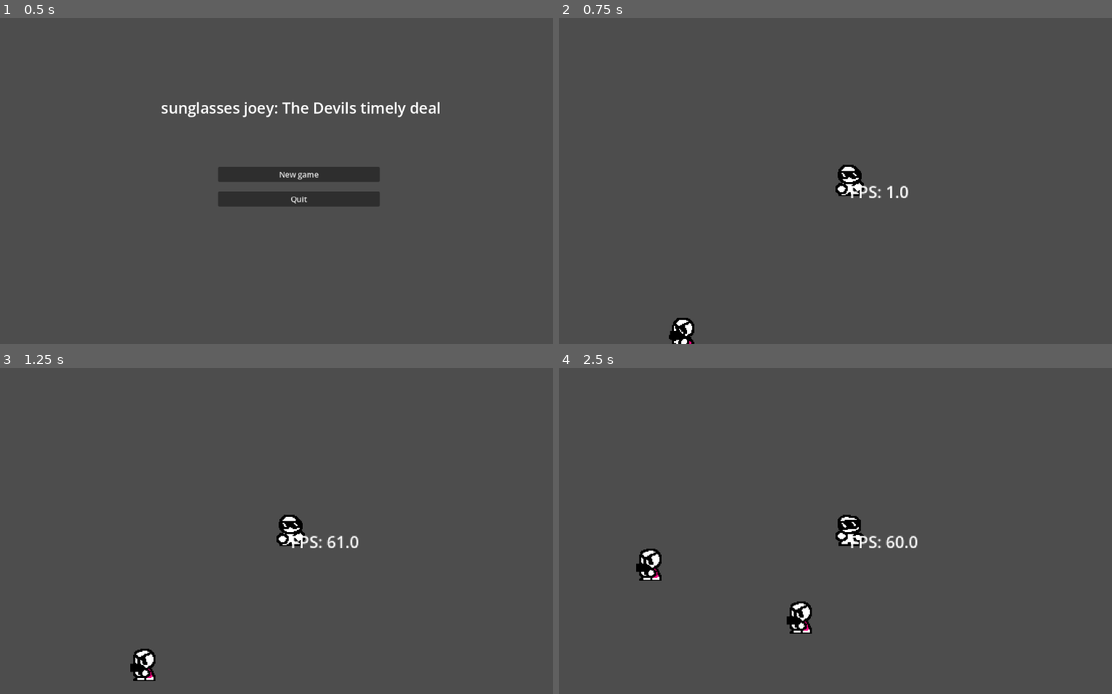
Above: before the commit, frames 1-4 (two rows, left to right).
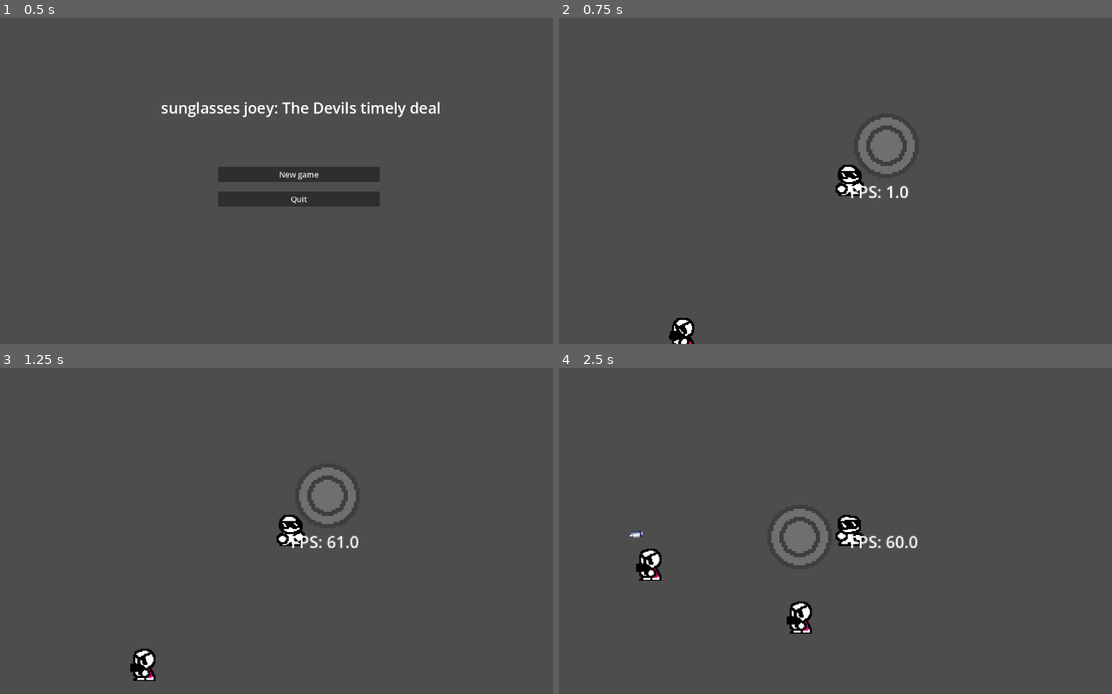
Above: after the commit, the same moments.

Repository: Daxlate/SunglassesJoey
Game: Godot game, scene res://scenes/Main menu/main_menu.tscn
Same seed, same stepped clock (60 frames per second), same inputs: the game is played once before the commit and once after it.
Inputs (mouse positions are in pixels of both pictures, inside the frame that each line leads up to):
- Up to frame 1 (0.5 s): no input
- Up to frame 2 (0.75 s): click "New game" at 0.5 s
- Up to frame 3 (1.25 s): no input
- Up to frame 4 (2.5 s): move the mouse to (979, 514) at 1.27 s; press the mouse at (979, 514) at 1.28 s; hold D (MoveRight) 1.28-2.03 s; right-click (979, 514) at 1.55 s; move the mouse to (735, 547) at 2.02 s; release the mouse at (735, 547) at 2.03 s; hold S (MoveDown) from 2.03 s (still down); right-click (735, 547) at 2.1 s; click (735, 547) at 2.3 s

Frame 1 is identical in both runs. In frame 2, 1.0% of the frame differs, in the area x 54-65%, y 30-48%; in frame 3, 1.0%; in frame 4, 1.1%, in the area x 12-49%, y 43-61%.

Commit message:
Gun projectile and deteciton

Diff:
--- a/JoeyMovement.gd
+++ /dev/null
@@ -1,30 +0,0 @@
-extends CharacterBody2D
-var is_punch = false
-func _process(delta):
-
-	var gun_position = Vector2(1, 1)
-	var angle_to_mouse = gun_position.angle_to_point(get_local_mouse_position())
-	var usable_angle = rad_to_deg(angle_to_mouse)
-	var final_vector = Vector2.from_angle(angle_to_mouse) * 50
-	$Crosshair.position = final_vector
-
-
-
-func _physics_process(delta):
-	var direction = Input.get_vector("MoveLeft","MoveRight","MoveUp","MoveDown")
-	velocity = direction * 150
-	move_and_slide()
-	if is_punch:
-		Punchanim()
-	else:
-		if velocity.length() > 0.0:
-			Walkanim()
-		else:
-			Idleanim()
-
-func Idleanim():
-	$AnimatedSprite2D.play("default")
-func Walkanim():
-	$AnimatedSprite2D.play("walk")
-func Punchanim():
-	$AnimatedSprite2D.play("punch")
--- a/project.godot
+++ b/project.godot
@@ -54,6 +54,11 @@
 "events": [Object(InputEventMouseButton,"resource_local_to_scene":false,"resource_name":"","device":-1,"window_id":0,"a …(253 unchanged characters)…
 ]
 }
+punch={
+"deadzone": 0.2,
+"events": [Object(InputEventMouseButton,"resource_local_to_scene":false,"resource_name":"","device":-1,"window_id":0,"alt_pressed":false,"shift_pressed":false,"ctrl_pressed":false,"meta_pressed":false,"button_mask":0,"position":Vector2(0, 0),"global_position":Vector2(0, 0),"factor":1.0,"button_index":2,"canceled":false,"pressed":false,"double_click":false,"script":null)
+]
+}
 
 [rendering]
 
--- a/scenes/Sunglassesjoey.tscn
+++ b/scenes/Sunglassesjoey.tscn
@@ -1,12 +1,12 @@
 [gd_scene format=3 uid="uid://cabmdlahw5det"]
 
-[ext_resource type="Script" uid="uid://befu45eqrn6rr" path="res://JoeyMovement.gd" id="1_lc3ti"]
+[ext_resource type="Script" uid="uid://befu45eqrn6rr" path="res://scripts/JoeyMovement.gd" id="1_lc3ti"]
 [ext_resource type="Texture2D" uid="uid://dlqna42146gfm" path="res://Sprites/SJplaceholder.png" id="2_lc3ti"]
 [ext_resource type="Texture2D" uid="uid://mpwc4ad4qgys" path="res://Sprites/SJplaceholderpunch1.png" id="3_7aqps"]
 [ext_resource type="Texture2D" uid="uid://cmcgv2n3aafml" path="res://Sprites/SJplaceholder2.png" id="3_g85nd"]
 [ext_resource type="PackedScene" uid="uid://b2opxkkf3uli" path="res://scenes/crosshair.tscn" id="4_g85nd"]
 [ext_resource type="Texture2D" uid="uid://cbycfjthsdjys" path="res://Sprites/SJplaceholderpunch2.png" id="4_hyixy"]
-[ext_resource type="Script" uid="uid://bu83am4sqx32w" path="res://scenes/label.gd" id="6_hyixy"]
+[ext_resource type="Script" uid="uid://bu83am4sqx32w" path="res://scripts/label.gd" id="6_hyixy"]
 
 [sub_resource type="AtlasTexture" id="AtlasTexture_5vvpy"]
 atlas = ExtResource("2_lc3ti")
@@ -85,18 +85,19 @@
 debug_color = Color(0.8429022, 0.33647904, 0.47380036, 0.41960785)
 
 [node name="Sprite2D" type="Sprite2D" parent="." unique_id=1206805745]
-visible = false
 
 [node name="RangedLimit" type="Area2D" parent="." unique_id=2037734062]
-visible = false
 collision_layer = 32
 collision_mask = 64
 
 [node name="CollisionShape2D" type="CollisionShape2D" parent="RangedLimit" unique_id=722765043]
-visible = false
 shape = SubResource("CircleShape2D_al4r6")
 debug_color = Color(0.5936958, 0.53912836, 0.24250558, 0.05490196)
 
 [node name="Crosshair" parent="." unique_id=409720773 instance=ExtResource("4_g85nd")]
-visible = false
 collision_mask = 66
+
+[node name="Marker2D" type="Marker2D" parent="Crosshair" unique_id=777269550]
+
+[node name="Timer" type="Timer" parent="." unique_id=1481797899]
+wait_time = 0.4
--- a/scenes/area_2d.gd
+++ /dev/null
@@ -1,9 +0,0 @@
-extends Area2D
-@onready var Goon = get_parent()
-
-
-func _process(delta: float) -> void:
-	var Entered_body = get_overlapping_bodies()
-	if Entered_body.size() > 0:
-		print("overlapped")
-		Goon.velocity = Goon.velocity * 0
--- a/scenes/basic_goon.gd
+++ /dev/null
@@ -1,36 +0,0 @@
-extends CharacterBody2D
-
-@onready var player = get_node("/root/Mainscene/Joey")
-@onready var hurt_box = get_node("/root/Mainscene/Joey/Hurtbox")
-var Punch_cooldown = 0.0
-var in_punch_range = false
-
-func _physics_process(delta):
-	if self in hurt_box.get_overlapping_bodies():
-		velocity = Vector2.ZERO
-
-		if !in_punch_range:
-			in_punch_range = true
-			Punch_cooldown = 0.3
-
-		Punch_cooldown -= delta
-
-		if Punch_cooldown <= 0:
-			print("PUNCHED!")
-			punch_anim()
-			Punch_cooldown = 0.5
-
-
-	else:
-		walk_anim()
-		in_punch_range = false
-		Punch_cooldown = 0.0
-		var direction = global_position.direction_to(player.global_position)
-		velocity = direction * 70
-
-	move_and_slide()
-
-func punch_anim():
-	$AnimatedSprite2D.play("Punch")
-func walk_anim():
-	$AnimatedSprite2D.play("default")
--- a/scenes/basic_goon.tscn
+++ b/scenes/basic_goon.tscn
@@ -1,7 +1,7 @@
 [gd_scene format=3 uid="uid://7c15euqreqib"]
 
 [ext_resource type="Texture2D" uid="uid://bu56l8f3qfs4w" path="res://Sprites/enm1placeholder1.png" id="1_tohd5"]
-[ext_resource type="Script" uid="uid://dqdu1ymmcwxtj" path="res://scenes/basic_goon.gd" id="1_wr2nn"]
+[ext_resource type="Script" uid="uid://dqdu1ymmcwxtj" path="res://scripts/basic_goon.gd" id="1_wr2nn"]
 [ext_resource type="Texture2D" uid="uid://b2yief28cqv36" path="res://Sprites/enm1placeholderPunch1.png" id="2_nlbui"]
 [ext_resource type="Texture2D" uid="uid://buaeawtlmu2er" path="res://Sprites/enm1placeholderPunch2.png" id="3_hxk0q"]
 [ext_resource type="Texture2D" uid="uid://bmxkayl4u5mc0" path="res://Sprites/enm1placeholder2.png" id="3_opb3r"]
--- a/scenes/crosshair.tscn
+++ b/scenes/crosshair.tscn
@@ -1,6 +1,6 @@
 [gd_scene format=3 uid="uid://b2opxkkf3uli"]
 
-[ext_resource type="Script" uid="uid://b273ldh6gx6do" path="res://area_2d.gd" id="1_norqy"]
+[ext_resource type="Script" uid="uid://b273ldh6gx6do" path="res://scripts/area_2d.gd" id="1_norqy"]
 [ext_resource type="Texture2D" uid="uid://bvwh1j3h3s6hh" path="res://Sprites/fuckingcirlce.png" id="2_qnjby"]
 
 [sub_resource type="CircleShape2D" id="CircleShape2D_u5bk5"]
--- /dev/null
+++ b/scenes/joey_bullet.tscn
@@ -0,0 +1,23 @@
+[gd_scene format=3 uid="uid://ba8y6ipr7bs8n"]
+
+[ext_resource type="Texture2D" uid="uid://dlo2686ko1pw4" path="res://Sprites/JoeyBullet.png" id="1_6t6j3"]
+[ext_resource type="Script" uid="uid://bev5jfdntmiia" path="res://scripts/joey_bullet.gd" id="1_y3ntl"]
+
+[sub_resource type="CircleShape2D" id="CircleShape2D_al4r6"]
+radius = 4.0
+
+[node name="JoeyBullet" type="Area2D" unique_id=1241587801]
+top_level = true
+scale = Vector2(1.6400001, 1.6400001)
+collision_layer = 0
+collision_mask = 66
+script = ExtResource("1_y3ntl")
+
+[node name="CollisionShape2D" type="CollisionShape2D" parent="." unique_id=1792104406]
+shape = SubResource("CircleShape2D_al4r6")
+
+[node name="JoeyBullet" type="Sprite2D" parent="." unique_id=2142832566]
+position = Vector2(-2, 0)
+texture = ExtResource("1_6t6j3")
+
+[connection signal="body_entered" from="." to="." method="_on_body_entered"]
--- a/scenes/mainscene.tscn
+++ b/scenes/mainscene.tscn
@@ -1,6 +1,6 @@
 [gd_scene format=3 uid="uid://cmjykoiwq7s6d"]
 
-[ext_resource type="Script" uid="uid://bqi287ck35rgk" path="res://scenes/Maincontrol.gd" id="1_4c2fu"]
+[ext_resource type="Script" uid="uid://bqi287ck35rgk" path="res://scripts/Maincontrol.gd" id="1_4c2fu"]
 [ext_resource type="PackedScene" uid="uid://cabmdlahw5det" path="res://scenes/Sunglassesjoey.tscn" id="1_wtdyi"]
 [ext_resource type="PackedScene" uid="uid://b55np8d5iacbq" path="res://scenes/ranged_goon.tscn" id="2_nx3wj"]
 [ext_resource type="PackedScene" uid="uid://7c15euqreqib" path="res://scenes/basic_goon.tscn" id="3_nx3wj"]
--- a/scenes/pentagram.tscn
+++ b/scenes/pentagram.tscn
@@ -1,6 +1,6 @@
 [gd_scene format=3 uid="uid://cf4x57mead76h"]
 
-[ext_resource type="Script" uid="uid://hjhxydxn6biq" path="res://scenes/pentagram.gd" id="1_lll41"]
+[ext_resource type="Script" uid="uid://hjhxydxn6biq" path="res://scripts/pentagram.gd" id="1_lll41"]
 [ext_resource type="Texture2D" uid="uid://b8xab02306oes" path="res://Sprites/Pentagram-Sheet.png" id="1_q67eb"]
 [ext_resource type="Texture2D" uid="uid://b0rtaj8tngja1" path="res://Sprites/Pentagram-Sheet4.png" id="2_7rtp2"]
 [ext_resource type="Texture2D" uid="uid://dlywpl0nm0gcb" path="res://Sprites/Pentagram-Sheet1.png" id="3_lph2h"]
--- a/scenes/ranged_goon.tscn
+++ b/scenes/ranged_goon.tscn
@@ -1,6 +1,6 @@
 [gd_scene format=3 uid="uid://b55np8d5iacbq"]
 
-[ext_resource type="Script" uid="uid://2gvbi540gt0b" path="res://ranged_goon.gd" id="1_hh6sc"]
+[ext_resource type="Script" uid="uid://2gvbi540gt0b" path="res://scripts/ranged_goon.gd" id="1_hh6sc"]
 [ext_resource type="Texture2D" uid="uid://bhxtahkd3dqlu" path="res://Sprites/enm1placeholderGun1.png" id="2_ducqr"]
 [ext_resource type="Texture2D" uid="uid://dbnvo7jvsjaqo" path="res://Sprites/enm1placeholderGun2.png" id="3_mjjxf"]
 
--- a/scripts/JoeyMovement.gd
+++ b/scripts/JoeyMovement.gd
@@ -1,25 +1,41 @@
 extends CharacterBody2D
 
+@onready var Crosshair = $Crosshair/Marker2D
+
+var is_punch = false
 func _process(delta):
-
+	var cooldown = false
 	var gun_position = Vector2(1, 1)
 	var angle_to_mouse = gun_position.angle_to_point(get_local_mouse_position())
 	var usable_angle = rad_to_deg(angle_to_mouse)
-	var final_vector = Vector2.from_angle(angle_to_mouse) * 100
-	$Area2D/CollisionShape2D.position = final_vector
-	$Label.text = str(usable_angle)
+	var final_vector = Vector2.from_angle(angle_to_mouse) * 50
+	$Crosshair.position = final_vector
+	if (Input.is_action_just_pressed("shoot") && cooldown == false):
+		print("bombam")
+		shoot(usable_angle)
 
+func shoot(angle):
+	const JOEYBULLET = preload("res://scenes/joey_bullet.tscn")
+	var new_bullet = JOEYBULLET.instantiate()
+	new_bullet.global_position = Crosshair.global_position
+	new_bullet.global_rotation = deg_to_rad(angle)
+	Crosshair.add_child(new_bullet)
 
 func _physics_process(delta):
 	var direction = Input.get_vector("MoveLeft","MoveRight","MoveUp","MoveDown")
-	velocity = direction * 300
+	velocity = direction * 150
 	move_and_slide()
-	if velocity.length() > 0.0:
-		Walkanim()
+	if is_punch:
+		Punchanim()
 	else:
-		Idleanim()
+		if velocity.length() > 0.0:
+			Walkanim()
+		else:
+			Idleanim()
 
 func Idleanim():
 	$AnimatedSprite2D.play("default")
 func Walkanim():
 	$AnimatedSprite2D.play("walk")
+func Punchanim():
+	$AnimatedSprite2D.play("punch")
--- a/area_2d.gd
+++ b/scripts/area_2d.gd
@@ -7,7 +7,7 @@
 	var enemies_in_range = get_overlapping_bodies()
 	if enemies_in_range.size() > 0:
 		$Fuckingcirlce.modulate = Color(255.014, 0.0, 0.0, 0.196)
-		if (Input.is_action_pressed("shoot") && cooldown == false):
+		if (Input.is_action_pressed("punch") && cooldown == false):
 			cooldown = true
 			$Cooldownpunch.start()
 			joey.is_punch = true
--- a/scripts/basic_goon.gd
+++ b/scripts/basic_goon.gd
@@ -1,9 +1,36 @@
 extends CharacterBody2D
 
 @onready var player = get_node("/root/Mainscene/Joey")
+@onready var hurt_box = get_node("/root/Mainscene/Joey/Hurtbox")
+var Punch_cooldown = 0.0
+var in_punch_range = false
+
+func _physics_process(delta):
+	if self in hurt_box.get_overlapping_bodies():
+		velocity = Vector2.ZERO
+
+		if !in_punch_range:
+			in_punch_range = true
+			Punch_cooldown = 0.3
+
+		Punch_cooldown -= delta
+
+		if Punch_cooldown <= 0:
+			print("PUNCHED!")
+			punch_anim()
+			Punch_cooldown = 0.5
 
 
-func physics_process(delta):
-	var direction = global_position.direction_to(player.global_position)
-	var velocity = direction * 170
+	else:
+		walk_anim()
+		in_punch_range = false
+		Punch_cooldown = 0.0
+		var direction = global_position.direction_to(player.global_position)
+		velocity = direction * 70
+
 	move_and_slide()
+
+func punch_anim():
+	$AnimatedSprite2D.play("Punch")
+func walk_anim():
+	$AnimatedSprite2D.play("default")
--- /dev/null
+++ b/scripts/joey_bullet.gd
@@ -0,0 +1,20 @@
+extends Area2D
+
+var traveled_distance = 0
+
+func _physics_process(delta: float) -> void:
+	const SPEED = 1000
+	const RANGE = 1300
+
+	var direction = Vector2.RIGHT.rotated(rotation)
+	position += direction * 1000 * delta
+
+	traveled_distance += SPEED * delta
+	if traveled_distance > RANGE:
+		queue_free()
+
+
+func _on_body_entered(body: Node2D) -> void:
+	queue_free()
+	if body.has_method("take_damage"):
+		body.take_damage()
Not shown, removed: JoeyMovement.gd.uid
Binary file added: Sprites/EnemyBullet.png
Not shown, added: Sprites/EnemyBullet.png.import
Binary file added: Sprites/JoeyBullet.png
Not shown, added: Sprites/JoeyBullet.png.import
Not shown, removed: scenes/area_2d.gd.uid
Not shown, removed: scenes/basic_goon.gd.uid
Renamed: scenes/Maincontrol.gd -> scripts/Maincontrol.gd
Renamed: scenes/Maincontrol.gd.uid -> scripts/Maincontrol.gd.uid
Renamed: area_2d.gd.uid -> scripts/area_2d.gd.uid
Not shown, added: scripts/joey_bullet.gd.uid
Renamed: scenes/label.gd -> scripts/label.gd
(and 5 more such lines)
